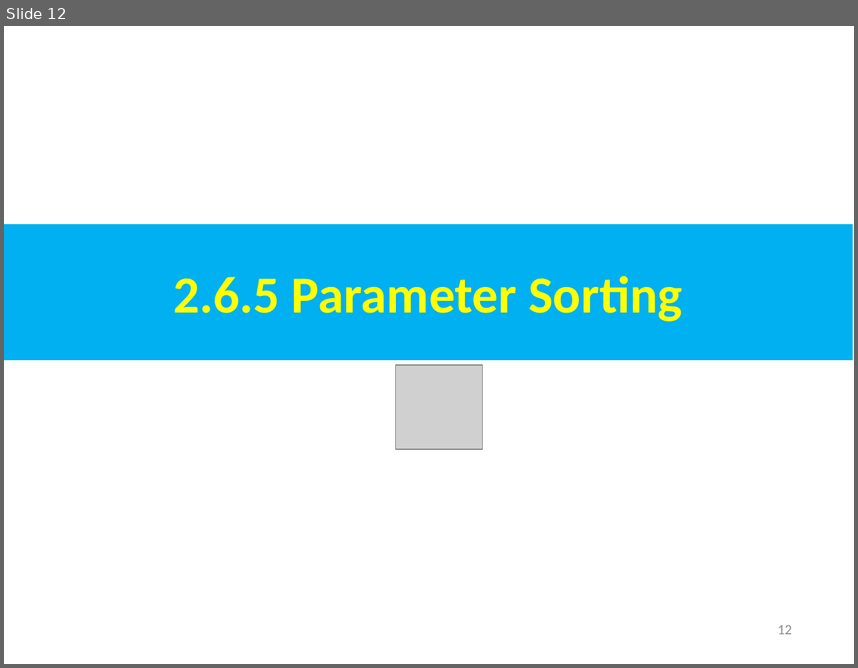
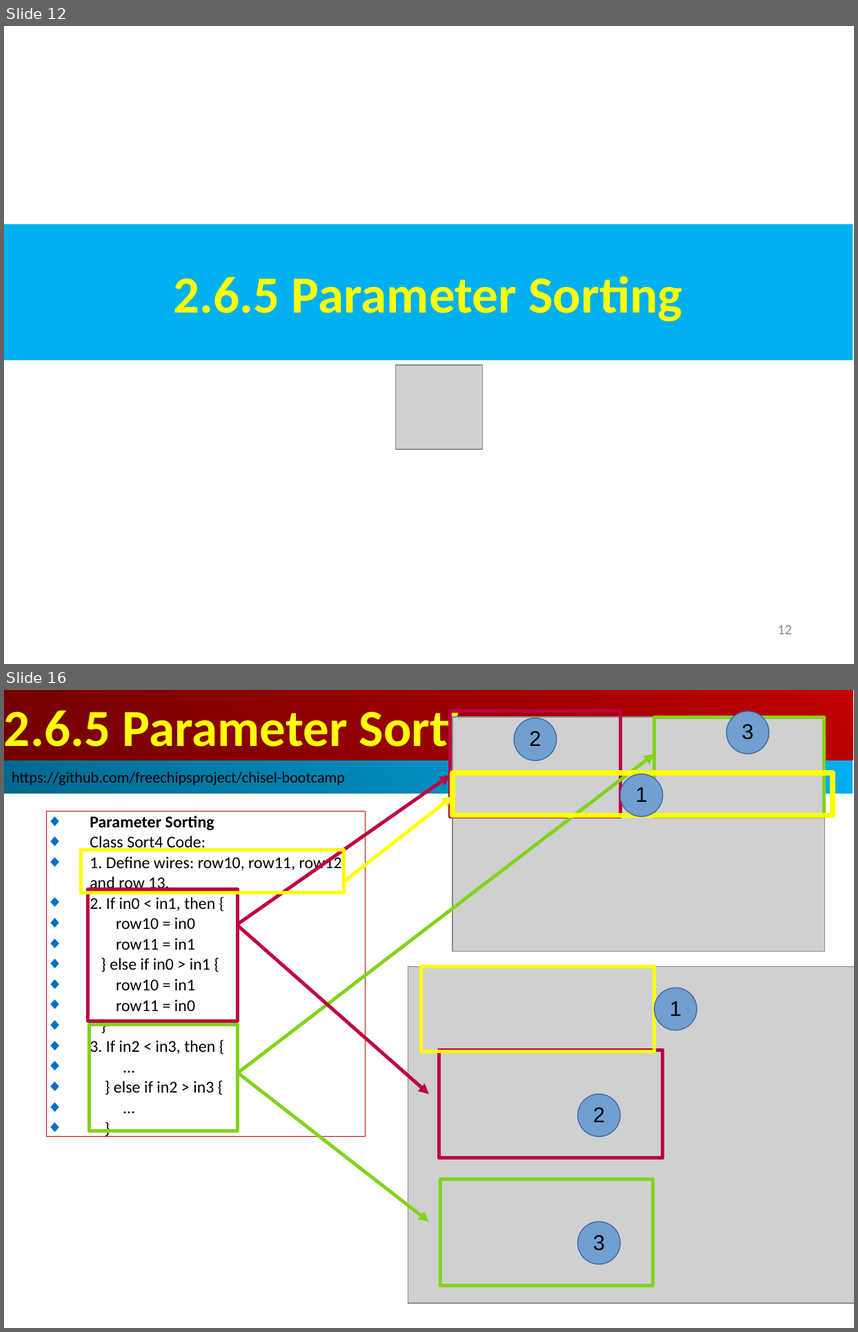
Before and after one commit to peterhchen/AIU_CS800_Chisel, a slide deck: 300_UCB_BC/003.1_Parameter/000_Video/003.1_Parameter.ppt. Shown one above the other, each under a label of ours: slide 12 before the commit, slides 12 and 16 after it; the slides between them are not shown. The pictures are 858x668 and 858x1332 pixels, drawn with LibreOffice and Linux fonts; fonts in the diff are those of the drawing; grey boxes stand for pictures. Boxes give left, top, right and bottom in pixels: in the first picture for what was removed or moved away, otherwise in the second. Text is boxed around its words. In the diff, an @@ line names an element or a change of style, - is before the commit and + after.

```diff
--- a/300_UCB_BC/003.1_Parameter/000_Video/003.1_Parameter.ppt
+++ b/300_UCB_BC/003.1_Parameter/000_Video/003.1_Parameter.ppt
@@ slide 16 added at [4,690,854,1328], background #FFFFFF @@
@@ rectangle added at [4,690,853,760], fill gradient #BF0000 to #710000, 44 pt, text #FFFF00, bold @@
+2.6.5 Parameter Sorting
@@ rectangle added at [450,711,620,817], outline #BF0041 2.89 pt @@
@@ picture added at [452,717,825,951] @@
@@ ellipse added at [514,718,557,760], fill #729FCF, outline #3465A4 0.74 pt, 18 pt, text #000000 @@
+2
@@ rectangle added at [654,717,824,817], outline #81D41A 2.89 pt @@
@@ ellipse added at [726,711,769,753], fill #729FCF, outline #3465A4 0.74 pt, 18 pt, text #000000 @@
+3
@@ rectangle added at [4,760,853,793], fill gradient #00AFEF to #00688E, 13 pt, text #000000 @@
+https://github.com/freechipsproject/chisel-bootcamp
@@ arrow added from (238, 1072) to (654, 753), #81D41A 2.89 pt @@
@@ arrow added from (238, 924) to (450, 775), #BF0041 2.89 pt @@
@@ rectangle added at [452,773,833,816], outline #FFFF00 4.31 pt @@
@@ ellipse added at [620,774,663,817], fill #729FCF, outline #3465A4 0.74 pt, 18 pt, text #000000 @@
+1
@@ rectangle added at [47,811,366,1136], outline #C00000 0.74 pt, 14 pt, text #000000 @@
+◆ Parameter Sorting
+◆ Class Sort4 Code:
+◆ 1. Define wires: row10, row11, row12, and row 13.
+◆ 2. If in0 < in1, then {
+◆ row10 = in0
+◆ row11 = in1
+◆ } else if in0 > in1 {
+◆ row10 = in1
+◆ row11 = in0
+◆ }
+◆ 3. If in2 < in3, then {
+◆ …
+◆ } else if in2 > in3 {
+◆ …
+◆ }
@@ arrow added from (344, 881) to (452, 796), #FFFF00 2.89 pt @@
@@ rectangle added at [81,850,344,892], outline #FFFF00 2.89 pt @@
@@ rectangle added at [88,889,238,1021], outline #BF0041 2.89 pt @@
@@ arrow added from (237, 925) to (429, 1094), #BF0041 2.89 pt @@
@@ picture added at [408,966,854,1303] @@
@@ rectangle added at [421,966,655,1052], outline #FFFF00 2.89 pt @@
@@ ellipse added at [654,987,697,1030], fill #729FCF, outline #3465A4 0.74 pt, 18 pt, text #000000 @@
+1
@@ rectangle added at [89,1024,238,1130], outline #81D41A 2.89 pt @@
@@ rectangle added at [439,1049,663,1158], outline #BF0041 2.89 pt @@
@@ arrow added from (238, 1072) to (429, 1221), #81D41A 2.89 pt @@
@@ ellipse added at [578,1094,620,1136], fill #729FCF, outline #3465A4 0.74 pt, 18 pt, text #000000 @@
+2
@@ rectangle added at [440,1179,653,1285], outline #81D41A 2.89 pt @@
@@ ellipse added at [578,1221,620,1264], fill #729FCF, outline #3465A4 0.74 pt, 18 pt, text #000000 @@
+3
@@ page number added at [788,1302,802,1307], 12 pt, text #8B8B8B @@
+16
```
Also in this commit, not shown: 2 slides changed, 37 other slides added.
